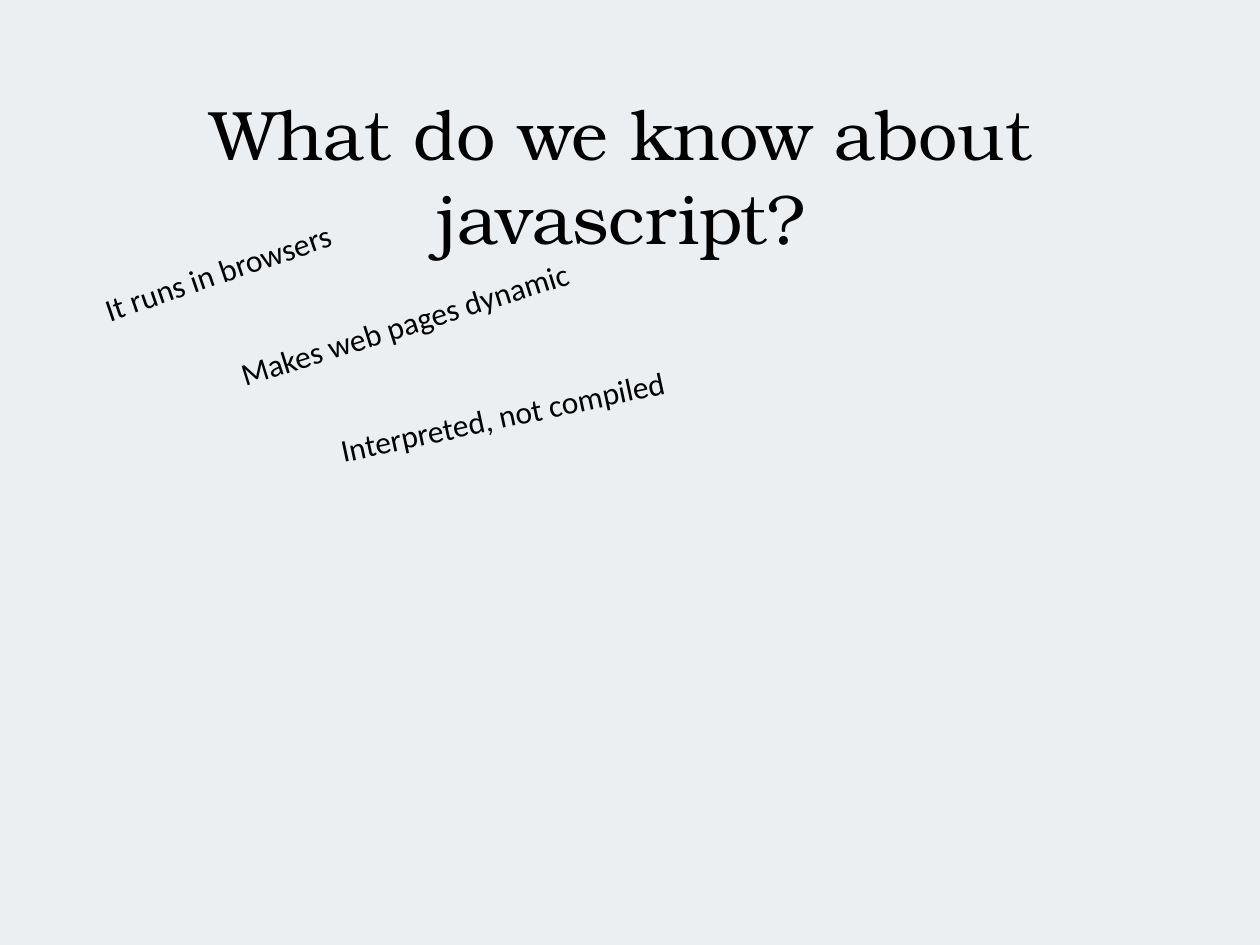
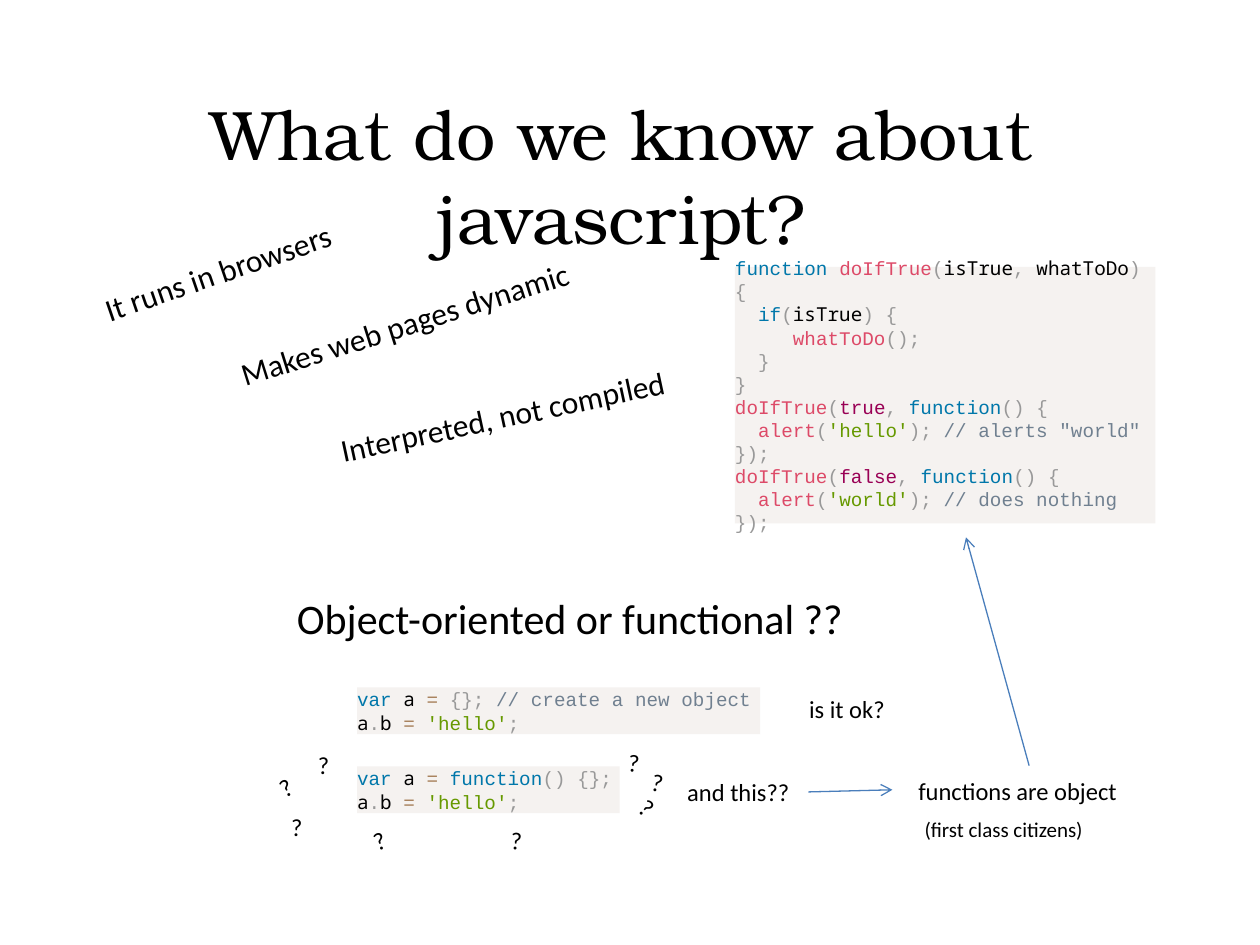
Before and after one commit to alexeymatveevp/angularjs-course, a slide deck: slide 2 of docs/00_jsbasics.pptx (slide 3 before the commit). Drawn at 1260x945 pixels with LibreOffice and Linux fonts; fonts in the diff are those of the drawing. Boxes give left, top, right and bottom in pixels: in the first picture for what was removed or moved away, otherwise in the second. Text is boxed around its words. In the diff, an @@ line names an element or a change of style, - is before the commit and + after.

```diff
--- a/docs/00_jsbasics.pptx
+++ b/docs/00_jsbasics.pptx
@@ background #ECEFF1 to #FFFFFF @@
@@ rectangle added at [735, 267, 1155, 524], fill #F5F2F0, 11 pt, text #DD4A68 @@
+function doIfTrue(isTrue, whatToDo) {
+if(isTrue) {
+whatToDo();
+}
+}
+doIfTrue(true, function() {
+alert('hello'); // alerts "world"
+});
+doIfTrue(false, function() {
+alert('world'); // does nothing
+});
@@ arrow added from (1029, 766) to (966, 537), #4B7EBC 0.75 pt @@
@@ text added at [297, 604, 794, 642], 24 pt, text #000000 @@
+Object-oriented or functional ??
@@ rectangle added at [357, 688, 760, 735], fill #F5F2F0, 11 pt, text #708090 @@
+var a = {}; // create a new object
+a.b = 'hello';
@@ text added at [809, 701, 884, 718], 14 pt, text #000000 @@
+is it ok?
@@ text added at [305, 745, 359, 788], 14 pt, text #000000 @@
+?
@@ text added at [614, 739, 673, 788], 14 pt, text #000000 @@
+?
@@ text added at [260, 752, 328, 815], 14 pt, text #000000 @@
+?
@@ rectangle added at [357, 766, 619, 813], fill #F5F2F0, 11 pt, text #0077AA @@
+var a = function() {};
+a.b = 'hello';
@@ text added at [635, 758, 697, 812], 14 pt, text #000000 @@
+?
@@ text added at [278, 806, 333, 849], 14 pt, text #000000 @@
+?
@@ text added at [355, 808, 420, 867], 14 pt, text #000000 @@
+?
@@ text added at [620, 780, 689, 848], 14 pt, text #000000 @@
+?
@@ text added at [687, 784, 789, 802], 14 pt, text #000000 @@
+and this??
@@ arrow added from (809, 793) to (892, 790), #4B7EBC 0.75 pt @@
@@ text added at [918, 783, 1116, 805], 14 pt, text #000000 @@
+functions are object
@@ text added at [496, 819, 553, 865], 14 pt, text #000000 @@
+?
@@ text added at [925, 822, 1082, 840], 12 pt, text #000000 @@
+(first class citizens)
```
Also in this commit, not shown: 6 other slides changed, 7 slides added, 1 slide removed, 2 other files.
